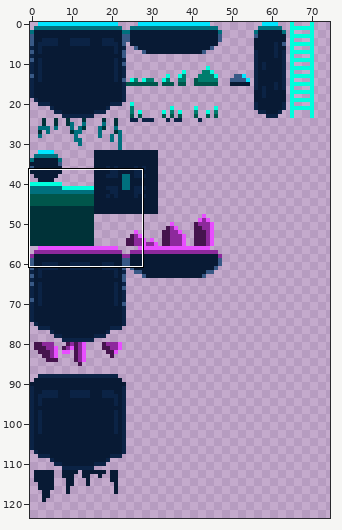
One commit to this pixel-art file: external/TileSet.aseprite. The first picture is a wide view before the edit; the outline marks the close-up.
Close-up. Before the edit:
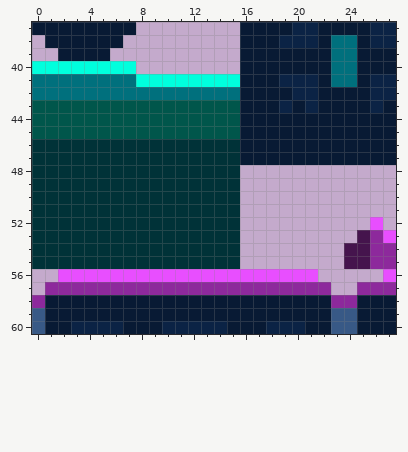
512x512 pixels, 1 frame. Colours within 5 levels of each other are drawn and written as one. Shown: x 0..27, y 37..60. The wide view leaves out empty margins.
The same view after the edit:
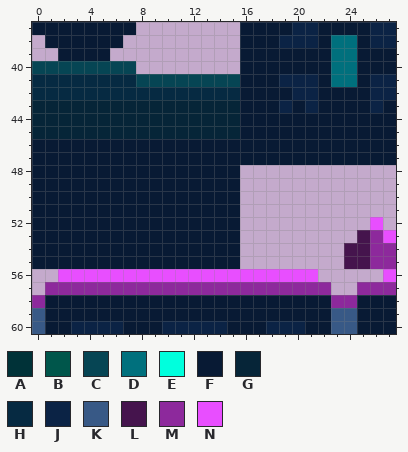
Palette (. is transparent): A #003238  B #00564b  C #064554  D #00707d  E #00ffdd  F #081a34  G #062538  H #062a42  J #0b2345  K #385986  L #45144d  M #8d299c  N #e84eff
Difference:
{"change": "layer \"Layer 1\" opacity 81% added"}
{"where": "layer \"Layer 1\""}
{"y":40,"x":0,"old":"EEEEEEEE","new":"CCCCCCCC"}
{"y":41,"x":0,"old":"DDDDDDDDEEEEEEEE","new":"HHHHHHHHCCCCCCCC"}
{"y":42,"x":0,"old":"DDDDDDDDDDDDDDDD","new":"HHHHHHHHHHHHHHHH"}
{"y":43,"x":0,"old":"BBBBBBBBBBBBBBBB","new":"GGGGGGGGGGGGGGGG"}
{"y":44,"x":0,"old":"BBBBBBBBBBBBBBBB","new":"GGGGGGGGGGGGGGGG"}
{"y":45,"x":0,"old":"BBBBBBBBBBBBBBBB","new":"GGGGGGGGGGGGGGGG"}
{"y":46,"x":0,"old":"AAAAAAAAAAAAAAAA","new":"FFFFFFFFFFFFFFFF"}
{"y":47,"x":0,"old":"AAAAAAAAAAAAAAAA","new":"FFFFFFFFFFFFFFFF"}
{"y":48,"x":0,"old":"AAAAAAAAAAAAAAAA","new":"FFFFFFFFFFFFFFFF"}
{"y":49,"x":0,"old":"AAAAAAAAAAAAAAAA","new":"FFFFFFFFFFFFFFFF"}
{"y":50,"x":0,"old":"AAAAAAAAAAAAAAAA","new":"FFFFFFFFFFFFFFFF"}
{"y":51,"x":0,"old":"AAAAAAAAAAAAAAAA","new":"FFFFFFFFFFFFFFFF"}
{"y":52,"x":0,"old":"AAAAAAAAAAAAAAAA","new":"FFFFFFFFFFFFFFFF"}
{"y":53,"x":0,"old":"AAAAAAAAAAAAAAAA","new":"FFFFFFFFFFFFFFFF"}
{"y":54,"x":0,"old":"AAAAAAAAAAAAAAAA","new":"FFFFFFFFFFFFFFFF"}
{"y":55,"x":0,"old":"AAAAAAAAAAAAAAAA","new":"FFFFFFFFFFFFFFFF"}
